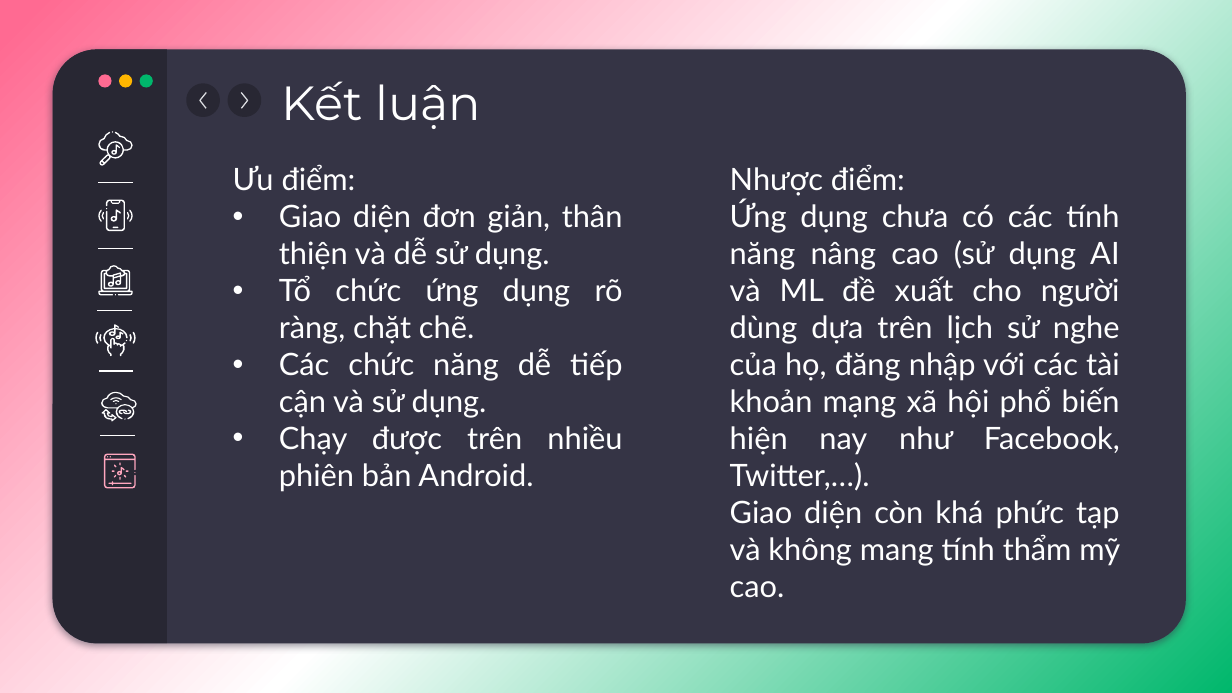
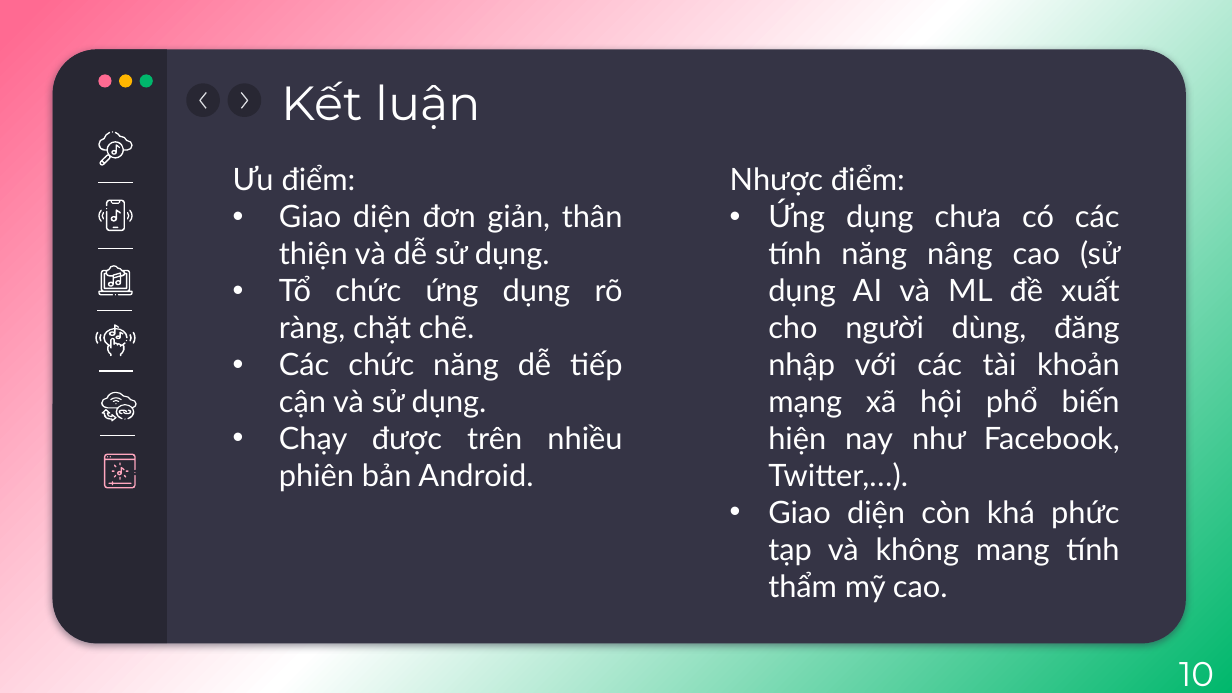
Before and after one commit to namcao502/MUSIC, a slide deck: slide 10 of Document/presentation.pptx (slide 9 before the commit). Drawn at 1232x693 pixels with LibreOffice and Linux fonts; fonts in the diff are those of the drawing. Boxes give left, top, right and bottom in pixels: in the first picture for what was removed or moved away, otherwise in the second. Text is boxed around its words. In the diff, an @@ line names an element or a change of style, - is before the commit and + after.

```diff
--- a/Document/presentation.pptx
+++ b/Document/presentation.pptx
@@ text at (768,200,1120,490): text changed @@
-Ứng dụng chưa có các tính năng nâng cao (sử dụng AI và ML đề xuất cho người dùng dựa trên lịch sử nghe của họ, đăng nhập với các tài khoản mạng xã hội phổ biến hiện nay như Facebook, Twitter,…).
+• Ứng dụng chưa có các tính năng nâng cao (sử dụng AI và ML đề xuất cho người dùng, đăng nhập với các tài khoản mạng xã hội phổ biến hiện nay như Facebook, Twitter,…).
@@ text at (768,500,1119,603): bullet none to • @@
@@ text added at (1179,662,1214,686), 20 pt, text #FFFFFF @@
+10
```
Also in this commit, not shown: 11 other slides changed, 1 slide added, 1 slide removed, 1 other file.
